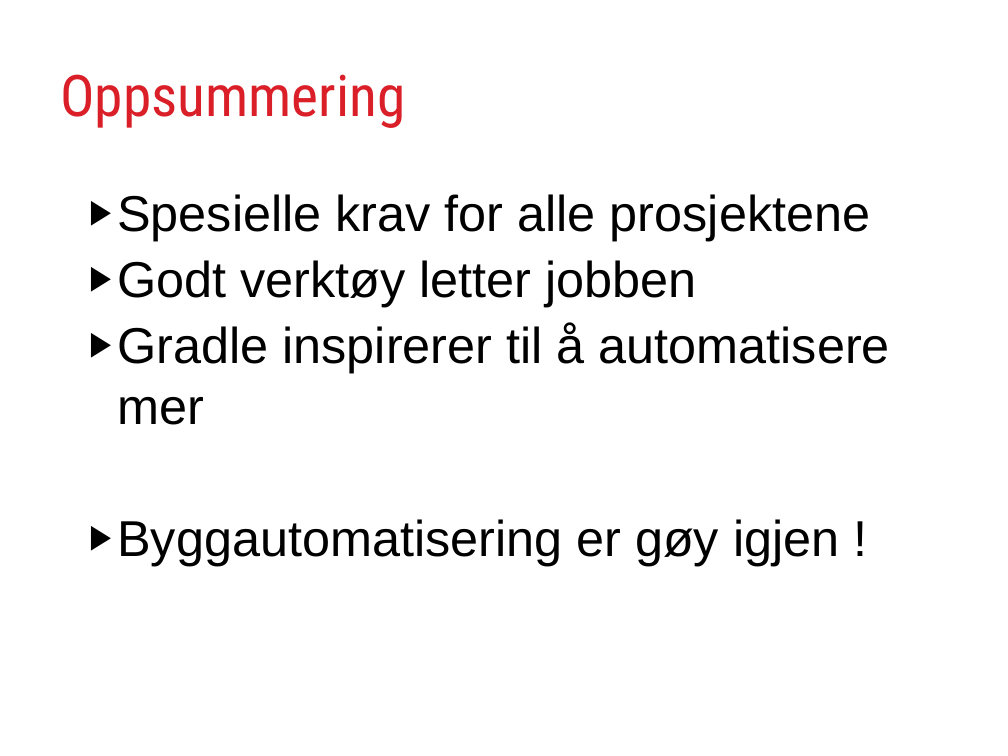
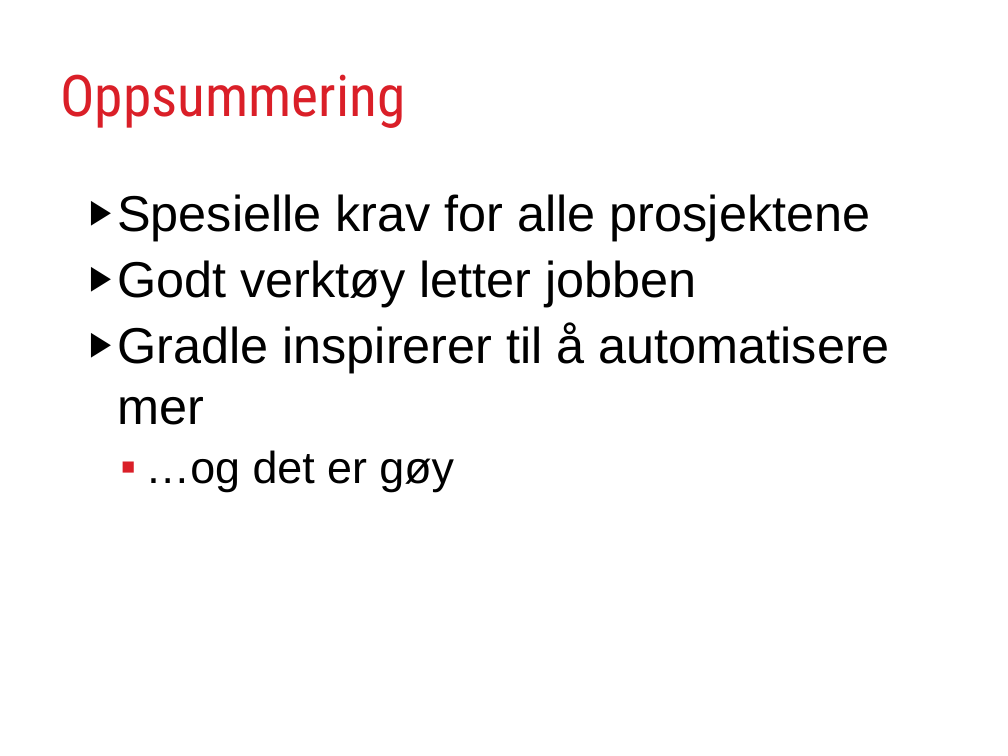
Before and after one commit to rundis/GradleJZ2012, a slide deck: slide 34 of GradleYourBuild.ppt (slide 33 before the commit). Drawn at 1008x756 pixels with LibreOffice and Linux fonts; fonts in the diff are those of the drawing. Boxes give left, top, right and bottom in pixels: in the first picture for what was removed or moved away, otherwise in the second. Text is boxed around its words. In the diff, an @@ line names an element or a change of style, - is before the commit and + after.

```diff
--- a/GradleYourBuild.ppt
+++ b/GradleYourBuild.ppt
@@ text at <box>145,450,454,492</box>: text changed; size 36 to 32 pt @@
-▶ Byggautomatisering er gøy igjen !
+  ▪ …og det er gøy
```
Also in this commit, not shown: 8 other slides changed, 1 slide added, 6 other files.
